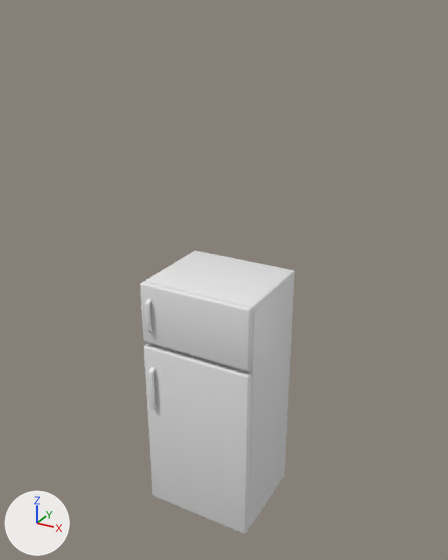
The FBX model Assets/ART/Meshes/KITCHEN/SM_Fridge.fbx: old version first, new version second.
One viewpoint serves both versions: a 50 mm camera at (2.09, -3.71, 3.84) aimed at (0.12, -0.13, 2.05). The lights are fixed; the arrows at lower left show +X, +Y and +Z. The older version comes first. Where no turn or scale is listed for an object, it has been applied to the vertices.

The first picture shows 'SM_Fridge', 'SM_Fridge_Door_01', 'SM_Fridge_Door_02'.
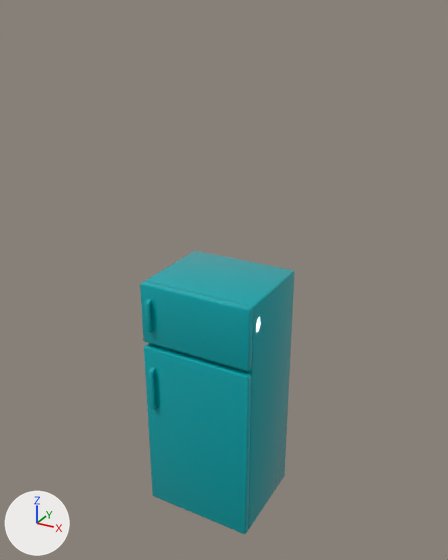
Location of each change, [x1, y1, x2, y2] in pixels of the pictures (448 x 560 px):
'SM_Fridge_Door_02', recoloured (white to cyan): [140, 281, 253, 371] in both
part 1 of me_mesh, recoloured (white to cyan): [145, 251, 295, 529] in both
part 2 of me_mesh_001, recoloured (white to cyan): [144, 344, 251, 534] in both

The change, as a list of edits to the scene's bpy script:
```text
Add mat_m_metal_painted_03:
    mat_m_metal_painted_03 = principled_material('M_Metal_Painted_03')
    mat_m_metal_painted_03.base_color = (0.0, 0.373, 0.404)  # cyan #00a4aa
    mat_m_metal_painted_03.roughness = 0.0
Change me_mesh_002:
    where me_mesh_002.from_pydata(...)  # 208 vertices, 182 faces; spans x -0.88..0.45, y -0.38..0.04, z -0.24..2.0
    add me_mesh_002.materials.append(mat_m_metal_painted_03)  # cyan #00a4aa
Change me_mesh_001:
    where me_mesh_001.from_pydata(...)  # 648 vertices, 594 faces; spans x -0.88..0.02, y -0.091..0.103, z -0.738..0.738
    used by ob_sm_fridge_door_01; location = (0.43, -0.33, 0.738)
    me_mesh_001 part 2: 254 faces spanning x -0.88..0.02, y -0.091..0.05, z -0.738..0.738 switch from no material to mat_m_metal_painted_03 (cyan #00a4aa)
Change me_mesh:
    used by ob_sm_fridge; location = (0.0, 0.0, 0.0)
    remove me_mesh.from_pydata(...)  # 1190 vertices, 958 faces; spans x -0.45..0.45, y -0.32..0.4, z 0.0..2.0
    add me_mesh.from_pydata(...)  # 1046 vertices, 886 faces; spans x -0.45..0.45, y -0.32..0.4, z 0.0..2.0
    me_mesh part 1: 706 faces spanning x -0.45..0.45, y -0.32..0.4, z 0.0..2.0 switch from no material to mat_m_metal_painted_03 (cyan #00a4aa)
    edits to the shape of me_mesh do not show in these pictures
```
